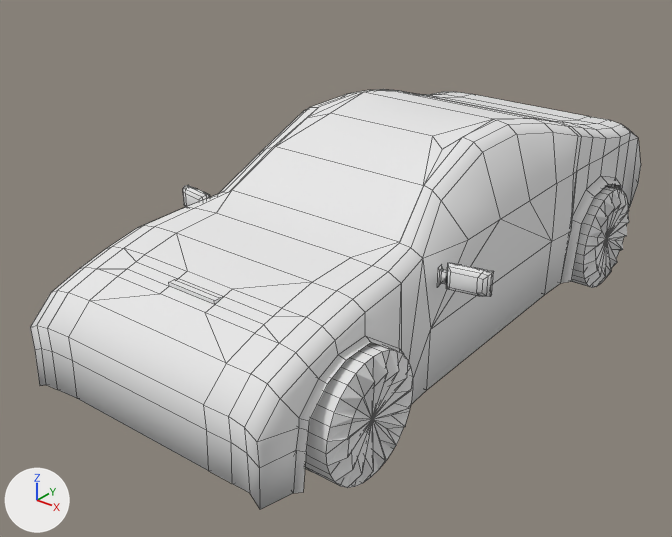
An edit to the OBJ model models/Jennifer.obj, drawn before and after from the same camera.
Camera for both pictures: a camera (50 mm lens) standing at (2.26, -3.21, 2.17) and looking at (-0.09, -0.27, 0.34). Lighting does not change. The marker at lower left points along +X, +Y and +Z. Mesh edges are drawn as thin lines. Where no turn or scale is listed for an object, it has been applied to the vertices.

In view in the first picture: 'Car'.
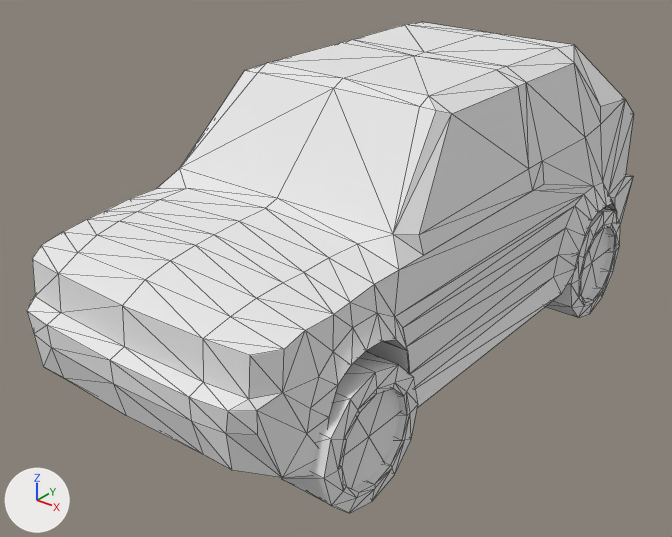
Edits to the bpy script that builds the scene:
```text
Change me_car:
    used by ob_car; location = (0.0, 0.0, 0.0)
    remove me_car.from_pydata(...)  # 1100 vertices, 1250 faces; spans x -0.78..0.79, y -1.52..1.52, z 0.02..0.99
    add me_car.from_pydata(...)  # 554 vertices, 1066 faces; spans x -0.72..0.72, y -1.59..1.24, z -0.05..1.23
    me_car part 1: the loose piece of 348 vertices spanning x -0.64..0.63, y -1.52..1.52, z 0.09..0.99 is rebuilt with 238 vertices and now spans x -0.71..0.71, y -1.59..1.24, z 0.18..1.23, in mat_car (white #e7e7e7)
    me_car part 2: the loose piece of 162 vertices spanning x 0.41..0.71, y -1.27..-0.76, z 0.02..0.53 is rebuilt with 72 vertices and now spans x 0.48..0.72, y -1.33..-0.78, z -0.05..0.5, in mat_car (white #e7e7e7)
    me_car part 3: a new loose piece of 72 vertices spanning x 0.48..0.72, y 0.47..1.01, z -0.05..0.5, in mat_car (white #e7e7e7)
    me_car part 4: the loose piece of 162 vertices spanning x 0.4..0.69, y 0.7..1.21, z 0.02..0.53 is deleted
    me_car part 5: the loose piece of 52 vertices spanning x -0.78..-0.58, y -0.56..-0.49, z 0.54..0.65 is deleted
    me_car part 6: the loose piece of 52 vertices spanning x 0.59..0.79, y -0.51..-0.44, z 0.56..0.67 is deleted
    me_car part 7
    14 vertices are added at x -0.69..0.69, y -1.3..0.62, z 0.01..0.44
    8 new vertices lie (0.0, 0.25, 0.0) away from vertices in x -0.69..0.69, y -1.18..0.49, z 0.01..0.44
    6 new vertices lie (0.0, 0.24, 0.0) away from vertices in x -0.69..0.69, y 0.62..0.74, z 0.01..0.44
    12 new faces join them, mat_car (white #e7e7e7)
    12 new faces join them, mat_car2 (white #e7e7e7)
    remove me_car.materials.append(mat_car4)  # white #e7e7e7
    remove me_car.materials.append(mat_black_002)  # white #e7e7e7
```

Where the change shows, as pixel boxes (x1, y1, x2, y2) in the pictures (672 x 537 px):
'Car', reshaped (17% taller)
    before: (30, 89, 641, 509)
    after: (27, 22, 634, 513)
part 1 of me_car, rebuilt (8% taller)
    before: (30, 89, 641, 509)
    after: (27, 22, 634, 477)
part 2 of me_car, rebuilt
    before: (305, 342, 413, 488)
    after: (281, 352, 418, 513)
part 3 of me_car, added
    after: (545, 208, 620, 318)
part 4 of me_car, deleted
    before: (572, 186, 629, 288)
part 5 of me_car, deleted
    before: (183, 185, 210, 207)
part 6 of me_car, deleted
    before: (437, 262, 494, 297)
part 7 of me_car, added
    after: (342, 228, 609, 488)
